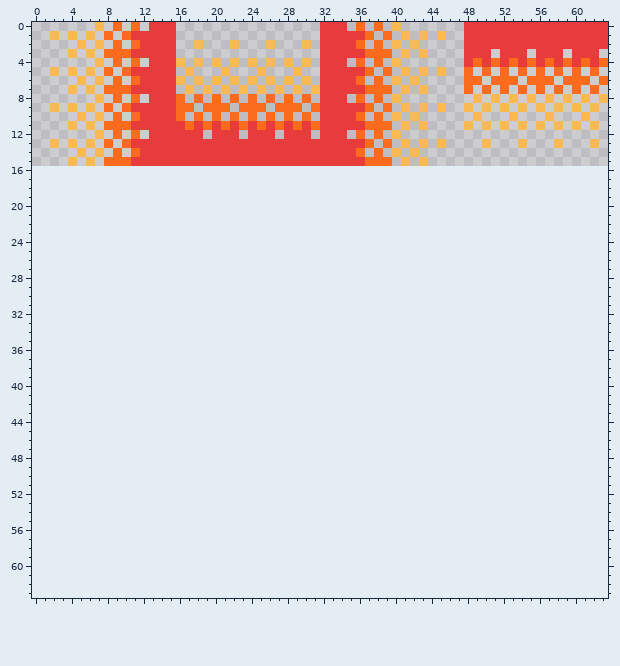
File history of a pixel-art sprite, static/textures/exit.png. This is how it looked before the edit.
The file is 64x16 pixels. The old version is drawn lined up with the new one, on the new canvas.
New version:
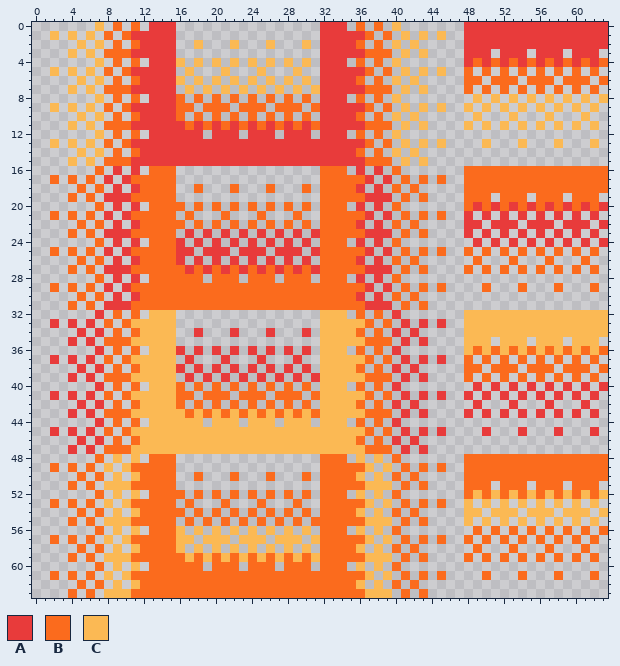
Palette (. is transparent): A #e83b3b  B #fb6b1d  C #fbb954
Message: animated exit and tree variation
Diff:
canvas 64x16 -> 64x64
Changed rows in their new state; - is an unchanged pixel.
first column x 2:
16 -----B-A-A-BBB----------------BBB-A-A-B-------BBBBBBBBBBBBBBBB
17 B-B-B-A-ABBBBB----------------BBBBBA-A-B-B-B--BBBBBBBBBBBBBBBB
18 ---B-B-A-ABBBB--B---B---B---B-BBBBA-A-B-B-----BBBBBBBBBBBBBBBB
19 --B-B-AAABBBBB----------------BBBBBAAA-B-B----BBB-BBB-BBB-BBB-
20 -----B-A-A-BBBB-B-B-B-B-B-B-B-BBB-A-A-B-------BABABABABABABABA
21 B-B-B-A-ABBBBB-B---B---B---B--BBBBBA-A-B-B-B--A-A-A-A-A-A-A-A-
22 ---B-B-A-ABBBBB-B-B-B-B-B-B-B-BBBBA-A-B-B-----AA-AAA-AAA-AAA-A
23 --B-B-AAABBBBB-A-A-A-A-A-A-A-ABBBBBAAA-B-B----A-A-A-A-A-A-A-A-
24 -----B-A-A-BBBA-A-A-A-A-A-A-A-BBB-A-A-B--------A-A-A-A-A-A-A-A
25 B-B-B-A-ABBBBBAA-AAA-AAA-AAA-ABBBBBA-A-B-B-B--B-B-B-B-B-B-B-B-
26 ---B-B-A-ABBBBA-A-A-A-A-A-A-A-BBBBA-A-B-B------B---B---B---B--
27 --B-B-AAABBBBBBABABABABABABABABBBBBAAA-B-B----B-B-B-B-B-B-B-B-
28 -----B-A-A-BBBBBB-BBB-BBB-BBB-BBB-A-A-B-----------------------
29 B-B-B-A-ABBBBBBBBBBBBBBBBBBBBBBBBBBA-A-B-B-B----B---B---B---B-
30 ---B-B-A-ABBBBBBBBBBBBBBBBBBBBBBBBA-A-B-B---------------------
31 --B-B-AAABBBBBBBBBBBBBBBBBBBBBBBBBBAAA-B-B--------------------
32 -----A-B-B-CCC----------------CCC-B-B-A-------CCCCCCCCCCCCCCCC
33 A-A-A-B-BCCCCC----------------CCCCCB-B-A-A-A--CCCCCCCCCCCCCCCC
34 ---A-A-B-BCCCC--A---A---A---A-CCCCB-B-A-A-----CCCCCCCCCCCCCCCC
35 --A-A-BBBCCCCC----------------CCCCCBBB-A-A----CCC-CCC-CCC-CCC-
36 -----A-B-B-CCCA-A-A-A-A-A-A-A-CCC-B-B-A-------CBCBCBCBCBCBCBCB
37 A-A-A-B-BCCCCC-A---A---A---A--CCCCCB-B-A-A-A--B-B-B-B-B-B-B-B-
38 ---A-A-B-BCCCCA-A-A-A-A-A-A-A-CCCCB-B-A-A-----BB-BBB-BBB-BBB-B
39 --A-A-BBBCCCCC-A-A-A-A-A-A-A-ACCCCCBBB-A-A----B-B-B-B-B-B-B-B-
40 -----A-B-B-CCCB-B-B-B-B-B-B-B-CCC-B-B-A--------A-A-A-A-A-A-A-A
41 A-A-A-B-BCCCCCBB-BBB-BBB-BBB-BCCCCCB-B-A-A-A--A-A-A-A-A-A-A-A-
42 ---A-A-B-BCCCCB-B-B-B-B-B-B-B-CCCCB-B-A-A------A---A---A---A--
43 --A-A-BBBCCCCCCBCBCBCBCBCBCBCBCCCCCBBB-A-A----A-A-A-A-A-A-A-A-
44 -----A-B-B-CCCCCC-CCC-CCC-CCC-CCC-B-B-A-----------------------
45 A-A-A-B-BCCCCCCCCCCCCCCCCCCCCCCCCCCB-B-A-A-A----A---A---A---A-
46 ---A-A-B-BCCCCCCCCCCCCCCCCCCCCCCCCB-B-A-A---------------------
47 --A-A-BBBCCCCCCCCCCCCCCCCCCCCCCCCCCBBB-A-A--------------------
48 -----B-C-C-BBB----------------BBB-C-C-B-------BBBBBBBBBBBBBBBB
49 B-B-B-C-CBBBBB----------------BBBBBC-C-B-B-B--BBBBBBBBBBBBBBBB
50 ---B-B-C-CBBBB--B---B---B---B-BBBBC-C-B-B-----BBBBBBBBBBBBBBBB
51 --B-B-CCCBBBBB----------------BBBBBCCC-B-B----BBB-BBB-BBB-BBB-
52 -----B-C-C-BBBB-B-B-B-B-B-B-B-BBB-C-C-B-------BCBCBCBCBCBCBCBC
53 B-B-B-C-CBBBBB-B---B---B---B--BBBBBC-C-B-B-B--C-C-C-C-C-C-C-C-
54 ---B-B-C-CBBBBB-B-B-B-B-B-B-B-BBBBC-C-B-B-----CC-CCC-CCC-CCC-C
55 --B-B-CCCBBBBB-B-B-B-B-B-B-B-BBBBBBCCC-B-B----C-C-C-C-C-C-C-C-
56 -----B-C-C-BBBC-C-C-C-C-C-C-C-BBB-C-C-B--------B-B-B-B-B-B-B-B
57 B-B-B-C-CBBBBBCC-CCC-CCC-CCC-CBBBBBC-C-B-B-B--B-B-B-B-B-B-B-B-
58 ---B-B-C-CBBBBC-C-C-C-C-C-C-C-BBBBC-C-B-B------B---B---B---B--
59 --B-B-CCCBBBBBBCBCBCBCBCBCBCBCBBBBBCCC-B-B----B-B-B-B-B-B-B-B-
60 -----B-C-C-BBBBBB-BBB-BBB-BBB-BBB-C-C-B-----------------------
61 B-B-B-C-CBBBBBBBBBBBBBBBBBBBBBBBBBBC-C-B-B-B----B---B---B---B-
62 ---B-B-C-CBBBBBBBBBBBBBBBBBBBBBBBBC-C-B-B---------------------
63 --B-B-CCCBBBBBBBBBBBBBBBBBBBBBBBBBBCCC-B-B--------------------
Changed places in both pictures, as pixel boxes (x1, y1, x2, y2):
added: (50, 166, 608, 598)
